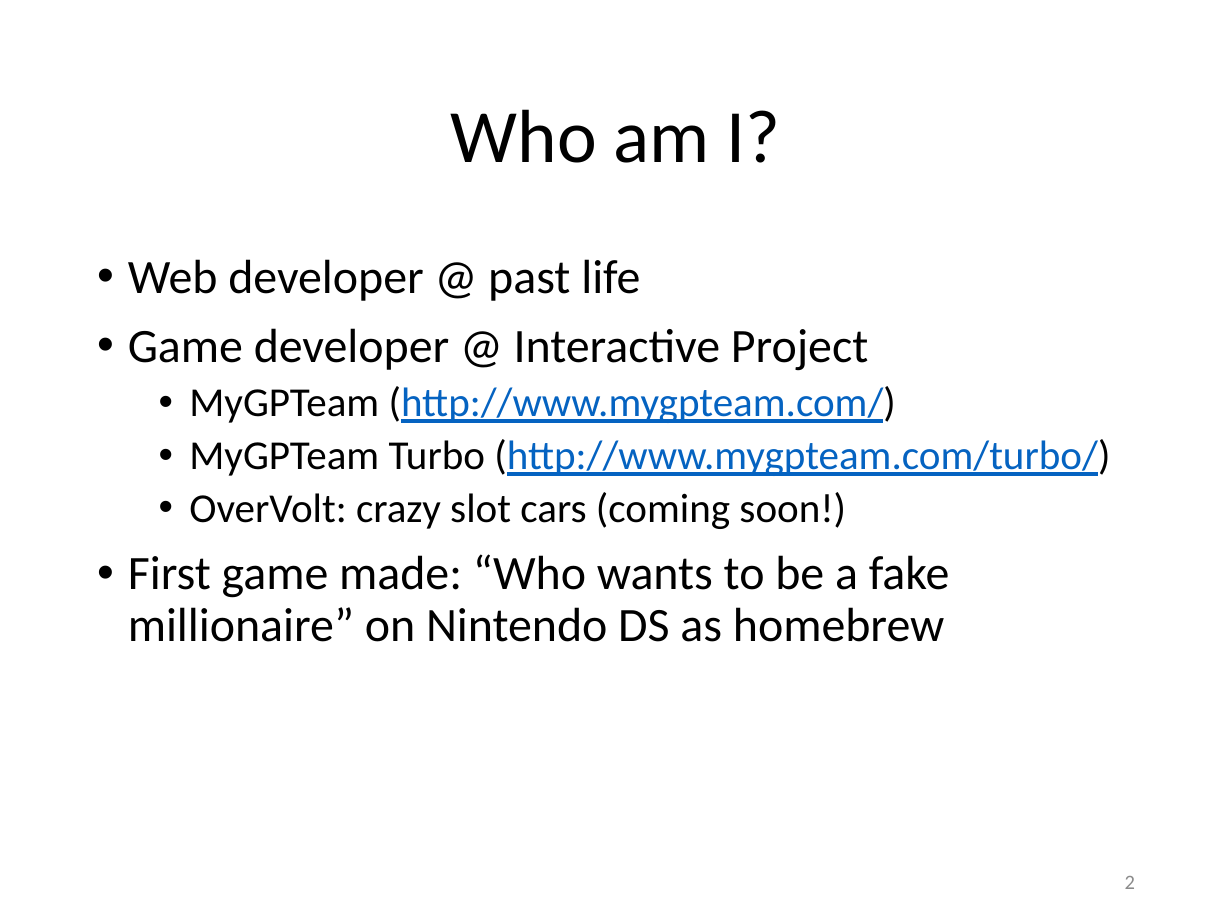
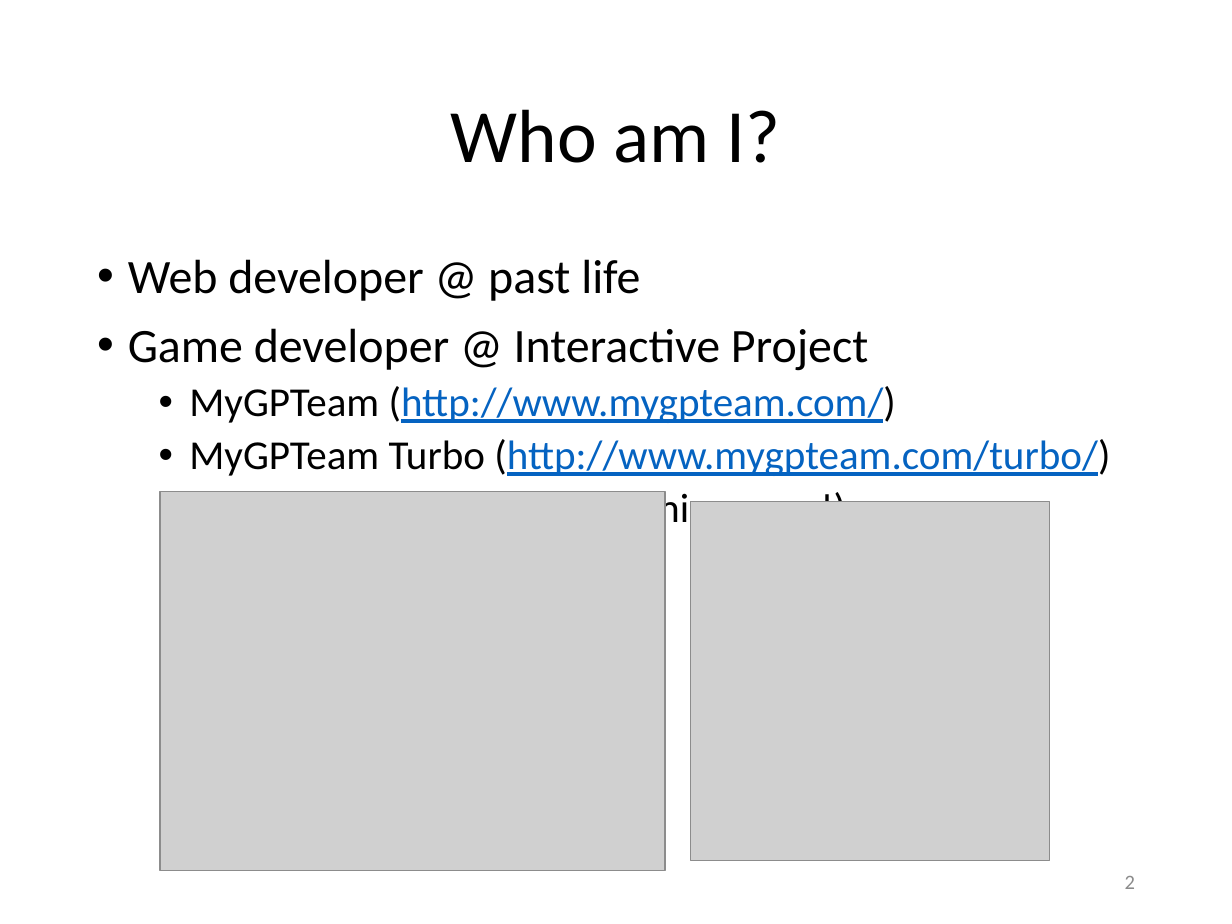
Before and after one commit to Lotti/codemotion2014, a slide deck: slide 2 of codemotion.pptx. Drawn at 1232x924 pixels with LibreOffice and Linux fonts; fonts in the diff are those of the drawing; grey boxes stand for pictures; background and template pictures are left out. Boxes give left, top, right and bottom in pixels: in the first picture for what was removed or moved away, otherwise in the second. Text is boxed around its words. In the diff, an @@ line names an element or a change of style, - is before the commit and + after.

```diff
--- a/codemotion.pptx
+++ b/codemotion.pptx
@@ picture added at [160,492,665,870] @@
@@ picture added at [691,501,1050,860] @@
@@ text at [128,554,950,642]: paragraph removed @@
-• First game made: “Who wants to be a fake millionaire” on Nintendo DS as homebrew
```
Also in this commit, not shown: 2 other files.
